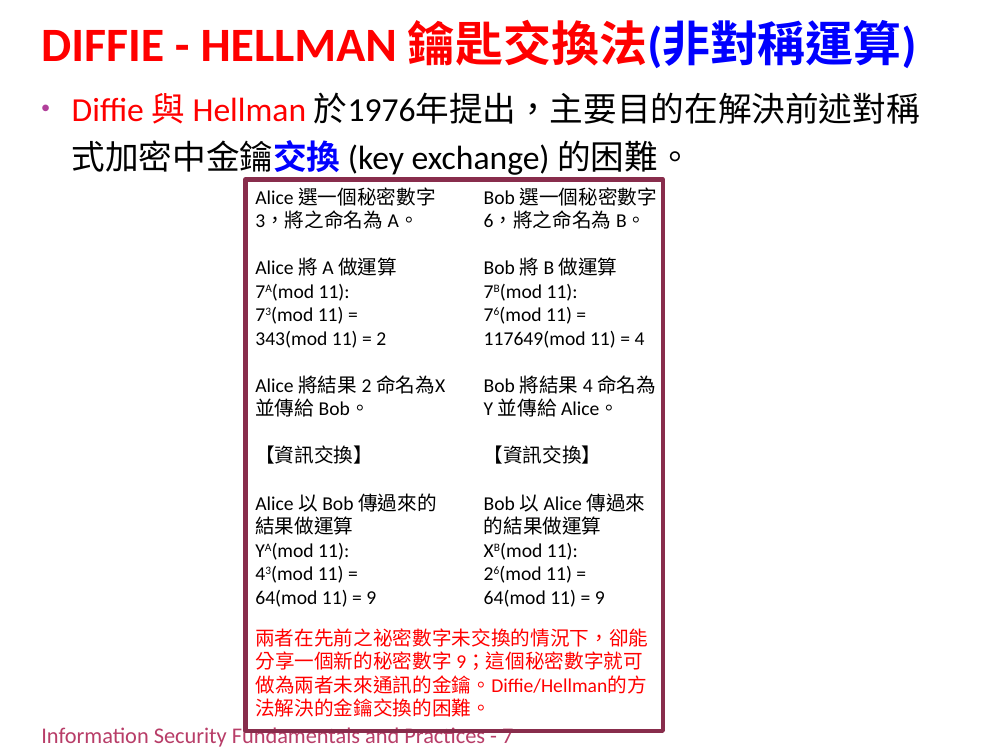
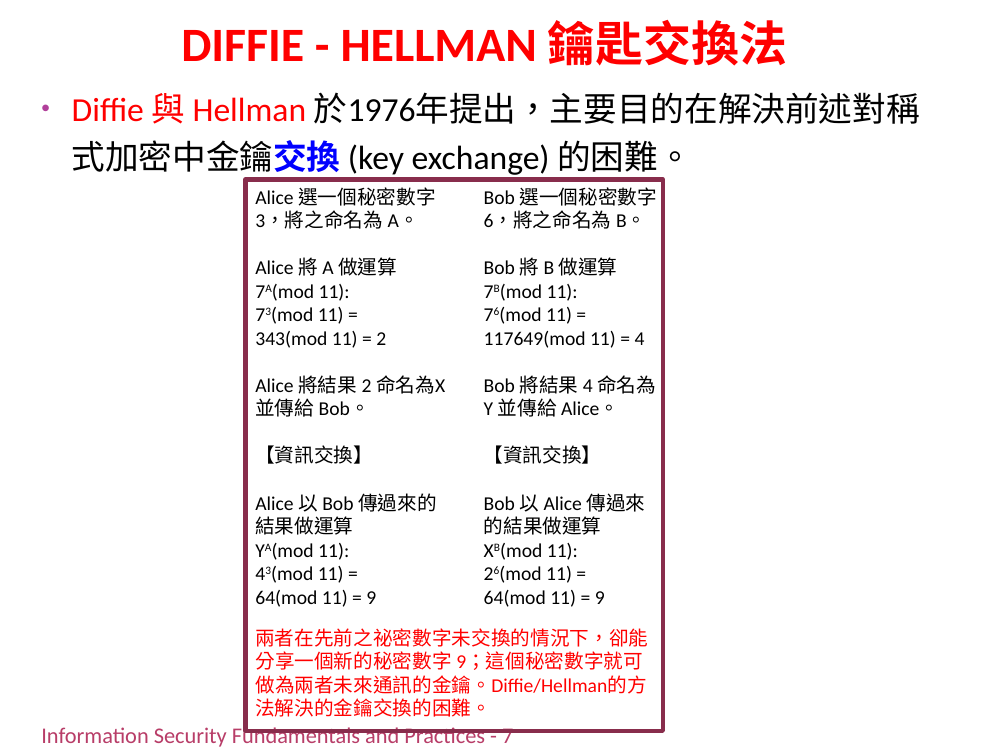
Before and after one commit to chih-chengwu/Information-Security-Markdown, a slide deck: slide 33 of 正本/Ch6_基礎密碼學(潘天佑的第7章).pptx. Drawn at 1008x756 pixels with LibreOffice and Linux fonts; fonts in the diff are those of the drawing; background and template pictures are left out. Boxes give left, top, right and bottom in pixels: in the first picture for what was removed or moved away, otherwise in the second. Text is boxed around its words. In the diff, an @@ line names an element or a change of style, - is before the commit and + after.

```diff
--- a/正本/Ch6_基礎密碼學(潘天佑的第7章).pptx
+++ b/正本/Ch6_基礎密碼學(潘天佑的第7章).pptx
@@ title at bbox=[181, 20, 787, 66]: text changed @@
-DIFFIE - HELLMAN 鑰匙交換法(非對稱運算)
+DIFFIE - HELLMAN 鑰匙交換法
```
Also in this commit, not shown: 18 other slides changed, 2 slides added, 2 slides removed, 5 other files.
